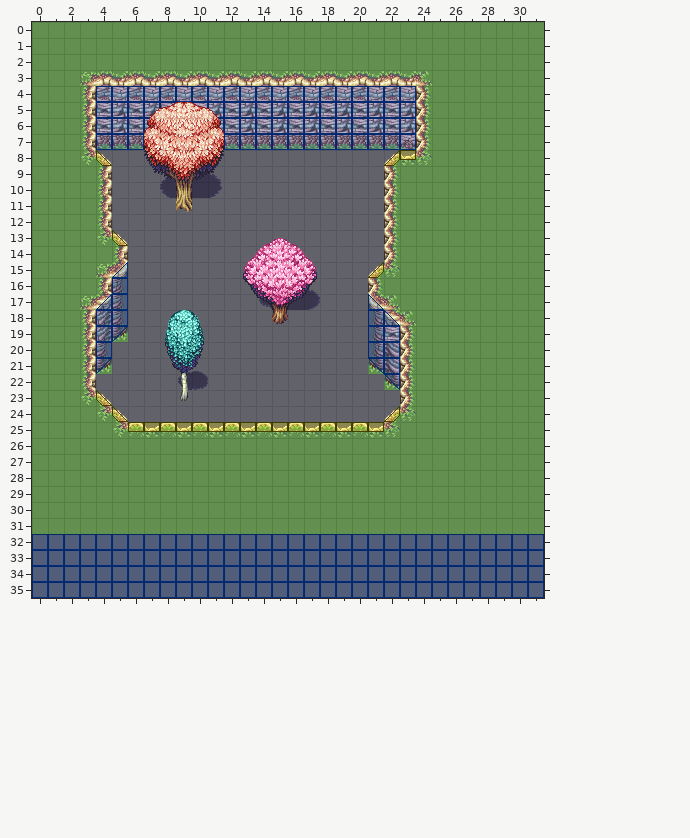
Two versions of a level (Tiled map, assets/maps/tmx/map.tmx). The picture above was drawn from the file before the commit.
Cells are 16x16 px. Shown: x 0..31, y 0..35.
The result:
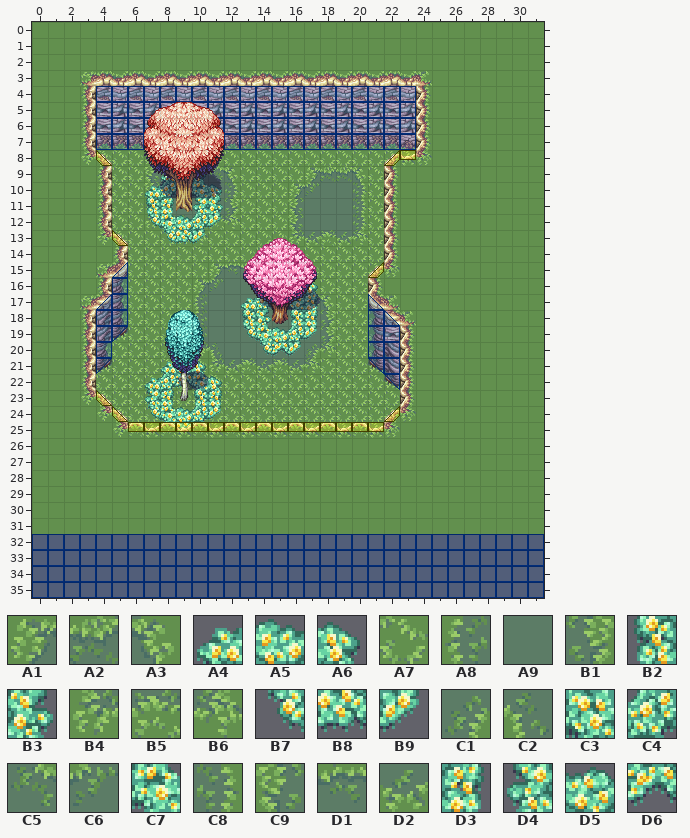
Key: from "spring forest": A1 1, A2 2, A3 3, A4 13, A5 14, A6 15, A7 32, A8 33, A9 34, B1 35, B2 45, B3 47, B4 65, B5 66, B6 67, B7 77, B8 78, B9 79, C1 97, C2 98, C3 110, C4 111, C5 129, C6 130, C7 143, C8 161, C9 162, D1 163, D2 164, D3 173, D4 174, D5 175, D6 176.
__ is an empty cell.
Tiles of an added or newly shown layer are drawn over the layers below it.
Difference:
Changed rows in their new state; .. is an unchanged cell.
Layer "ground-l/terrain" (now shown):
first column x 4:
 8 A7 A7 A7 A1 .. .. .. A3 A7 A7 A7 A7 A7 A7 A7 A7 A7 A7 A7 A7
 9 .. A7 A7 C9 A9 .. A9 C5 A3 A7 A7 A7 A7 A1 A2 A2 A3 A7 .. ..
10 .. A7 A7 C9 A9 .. A9 A9 C8 A7 A7 A7 A1 C6 A9 A9 C8 A7 .. ..
11 .. A7 A7 A8 A9 A9 A9 A9 B1 A7 A7 A7 C9 A9 A9 A9 C8 A7 .. ..
12 .. A7 A7 B4 B5 C2 C1 B5 B6 A7 A7 A7 C9 A9 A9 A9 C8 A7 .. ..
13 .. A7 A7 A7 A7 B4 B6 A7 A7 A7 A7 A7 B4 D2 B5 D2 B6 A7 .. ..
14 .. .. A7 A7 A7 A7 A7 A7 A7 A7 A7 .. A7 A7 A7 A7 A7 A7 .. ..
15 .. .. A7 A7 A7 A7 A7 A1 D1 D1 .. .. .. A7 A7 A7 A7 A7 .. ..
16 .. A7 A7 A7 A7 A7 A1 C6 A9 A9 .. .. .. A3 A7 A7 A7 .. .. ..
17 .. A7 A7 A7 A7 A7 A8 A9 A9 A9 A9 .. A9 C5 A3 A7 A7 .. .. ..
18 .. A7 A7 A7 A7 A7 A8 A9 A9 A9 A9 A9 A9 A9 B1 A7 A7 A7 .. ..
19 .. .. A7 A7 A7 .. A8 A9 A9 A9 A9 A9 A9 A9 B1 A7 A7 A7 .. ..
20 A7 A7 A7 A7 A7 .. B4 C2 A9 A9 A9 A9 A9 C1 B6 A7 A7 A7 .. ..
21 .. A7 A7 A7 A7 A7 A7 B4 D2 B5 D2 B5 D2 B6 A7 A7 A7 .. .. ..
22 A7 A7 A7 A7 A7 A7 A7 A7 A7 A7 A7 A7 A7 A7 A7 A7 A7 A7 .. ..
23 A7 A7 A7 A7 A7 A7 A7 A7 A7 A7 A7 A7 A7 A7 A7 A7 A7 A7 A7 ..
24 .. A7 A7 A7 A7 A7 A7 A7 A7 A7 A7 A7 A7 A7 A7 A7 A7 A7 A7 ..
25 .. .. .. A7 .. A7 .. A7 .. A7 .. A7 .. A7 .. A7 .. A7 .. ..
Layer "ground-l/plants" (now shown):
first column x 7:
 9 .. A4 .. A6 .. .. .. .. .. .. ..
10 A4 C4 .. C7 A6 .. .. .. .. .. ..
11 B2 D3 .. D4 B3 .. .. .. .. .. ..
12 B7 C7 A5 C4 B9 .. .. .. .. .. ..
13 .. B7 B8 B9 .. .. .. .. .. .. ..
16 .. .. .. .. .. .. .. .. .. .. A6
17 .. .. .. .. .. .. A4 C4 .. C3 D3
18 .. .. .. .. .. .. B2 B3 .. B2 D3
19 .. .. .. .. .. .. B7 C7 A5 C4 B9
20 .. .. .. .. .. .. .. B7 D6 B9 ..
21 .. A4 D5 A6 .. .. .. .. .. .. ..
22 A4 C4 D6 C7 A6 .. .. .. .. .. ..
23 D4 D3 .. B2 D3 .. .. .. .. .. ..
24 B7 C7 A5 C4 B9 .. .. .. .. .. ..
25 .. .. B8 .. .. .. .. .. .. .. ..
Changed places in both pictures, as pixel boxes (x1, y1, x2, y2):
added: (96, 150, 415, 428)
